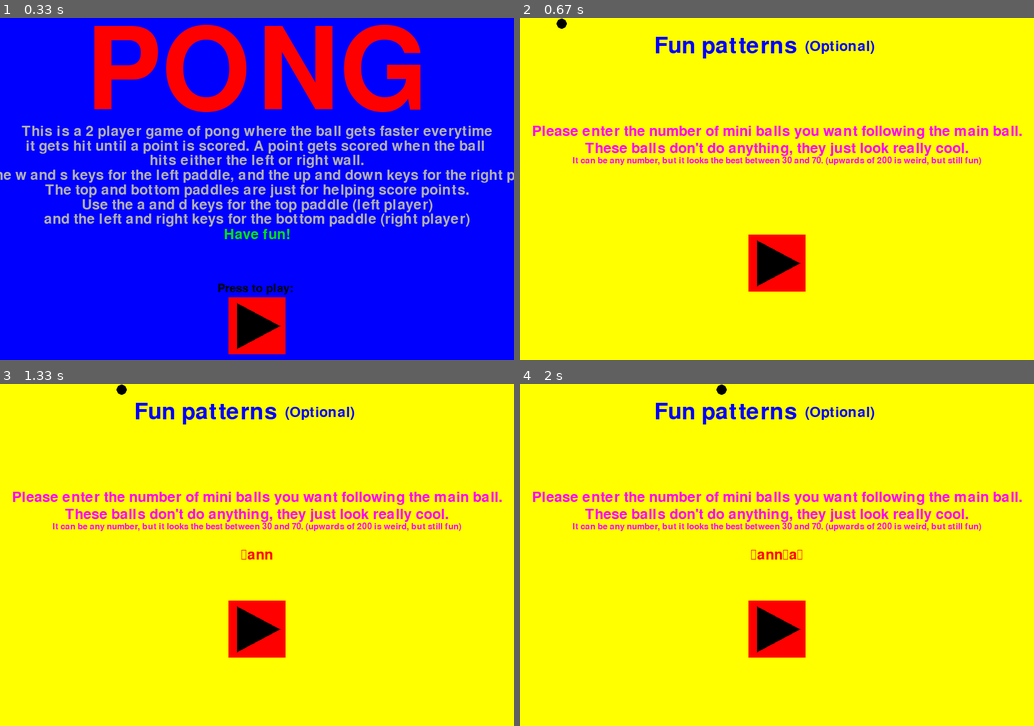
Above: before the commit, frames 1-4 (two rows, left to right).
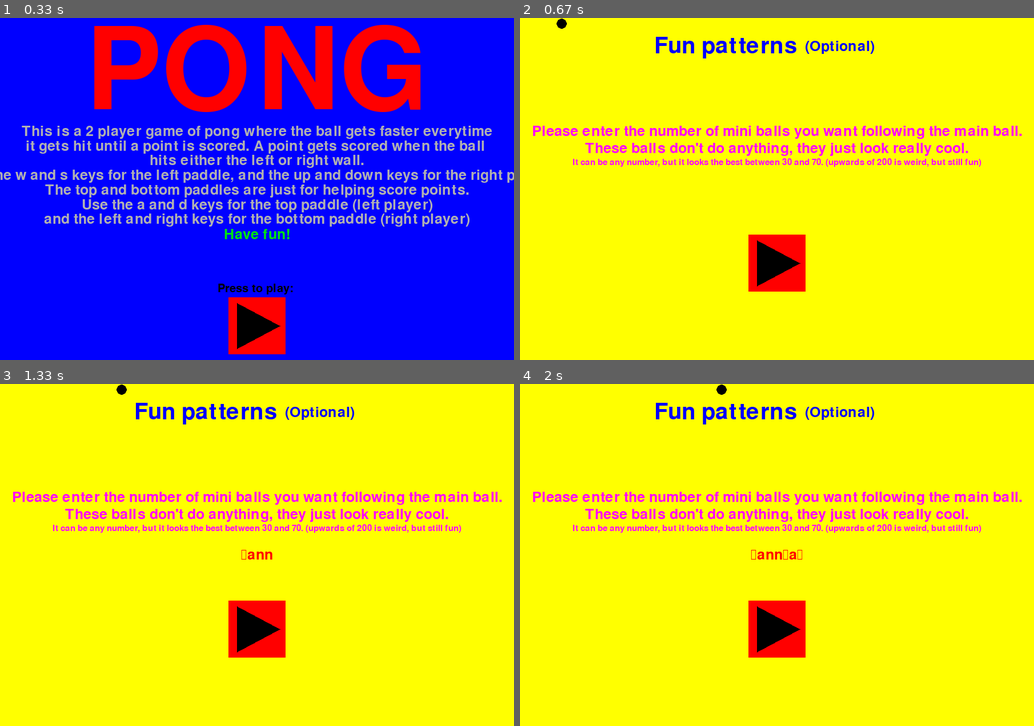
Above: after the commit, the same moments.

Repository: LilyEllaC/PongPygame
Game: pygame game, started from pong.py
The game is run twice, just before and just after one commit, with the same random seed, the same clock (stepped at 60 frames per second) and the same inputs.
Inputs (mouse positions are in pixels of both pictures, inside the frame that each line leads up to):
- Up to frame 1 (0.33 s): no input
- Up to frame 2 (0.67 s): click (777, 325) at 0.38 s
- Up to frame 3 (1.33 s): tap Enter at 0.67 s; type "ann" at 1 s
- Up to frame 4 (2 s): tap Enter at 1.33, 1.68 s; type "a" at 1.55 s

Frame 1 is identical in both runs. In frame 2, 0.8% of the frame differs, in the area x 10-90%, y 40-44%; in frame 3, 0.8%; in frame 4, 0.8%.

Commit message:
adding stuff so it works without the need to download stuff

Diff:
--- /dev/null
+++ b/main.py
@@ -0,0 +1,3 @@
+import asyncio
+import pong
+asyncio.run(pong.main())
--- a/pong.py
+++ b/pong.py
@@ -1,16 +1,19 @@
 import random
 import pygame
+import asyncio
 # pylint: disable=no-member
 
 pygame.init()
 #get fonts
-font15=pygame.font.Font('freesansbold.ttf', 15)
-font20=pygame.font.Font('freesansbold.ttf', 20)
-font25=pygame.font.Font('freesansbold.ttf', 25)
-font30=pygame.font.Font('freesansbold.ttf', 30)
-font37=pygame.font.Font('freesansbold.ttf', 37)
-font40=pygame.font.Font('freesansbold.ttf', 40)
-font200=pygame.font.Font('freesansbold.ttf', 200)
+print(pygame.font.get_fonts())
+fontType='freesansbold.ttf'
+font15=pygame.font.Font(fontType, 15)
+font20=pygame.font.Font(fontType, 20)
+font25=pygame.font.Font(fontType, 25)
+font30=pygame.font.Font(fontType, 30)
+font37=pygame.font.Font(fontType, 37)
+font40=pygame.font.Font(fontType, 40)
+font200=pygame.font.Font(fontType, 200)
 
 #setting colours
 RED=(255,0,0)
@@ -417,7 +420,7 @@
     return endingScenario
 
 #double checking that they are sure of their answer
-def doubleCheck(endScenario):
+async def doubleCheck(endScenario):
     global gameRunning
     running=True
     box=(WIDTH//2-300, HEIGHT//2-200, 600, 400)
@@ -461,6 +464,8 @@
         #loading
         clock.tick(FPS)
         pygame.display.flip()
+        await asyncio.sleep(0)  # Very important, and keep it 0
+
     return keep
 
 #drawing the yes and no buttons
@@ -472,7 +477,7 @@
     return colour
 
 #other end parameter
-def findOther(endingScenario):
+async def findOther(endingScenario):
     global gameRunning
     running=True
     rect=(WIDTH//2-50, HEIGHT-110, 100, 100)
@@ -539,7 +544,7 @@
         #checking if they are sure for weird answers
         if len(endingScenario)==2:
             if ((endingScenario[0]==1 and endingScenario[1]>20) or (endingScenario[0]==0 and int(endGoal)>10)) and clicked:
-                if doubleCheck(endingScenario):
+                if await doubleCheck(endingScenario):
                     running=False
                 else:
                     endingScenario.pop(1)
@@ -550,10 +555,12 @@
         #displaying
         pygame.display.flip()
         clock.tick(FPS)
+        await asyncio.sleep(0)  # Very important, and keep it 0
+
     return endingScenario
 
 #having an intro screen
-def intro(screenSurface):
+async def intro(screenSurface):
     global gameRunning
     playing=False
     colour=RED
@@ -602,9 +609,10 @@
 
         #updating the board image
         pygame.display.flip()
+        await asyncio.sleep(0)  # Very important, and keep it 0
 
 #typing!
-def getNumFollowers():
+async def getNumFollowers():
     numFollowers=""
     running=True
     global gameRunning
@@ -676,11 +684,13 @@
         toScreen("(Optional)", font25, BLUE, WIDTH//2+110,50)
         toScreen("Please enter the number of mini balls you want following the main ball.", font25, MAGENTA, WIDTH//2, HEIGHT//2-100)
         toScreen("These balls don't do anything, they just look really cool.", font25, MAGENTA, WIDTH//2, HEIGHT//2-70)
-        toScreen("It can be any number, but it looks the best between 30 and 70. (upwards of 200 is weird, but still fun)", font15, MAGENTA, WIDTH//2, HEIGHT//2-50)
+        toScreen("It can be any number, but it looks the best between 30 and 70. (upwards of 200 is weird, but still fun)", font15, MAGENTA, WIDTH//2, HEIGHT//2-47)
 
         toScreen(numFollowers, font25, RED, WIDTH//2, HEIGHT//2)
         pygame.display.flip()
         clock.tick(FPS)
+        await asyncio.sleep(0)  # Very important, and keep it 0
+
 
     #continuing (deleting to save memory)
     balls.clear()
@@ -690,7 +700,7 @@
     return int(numFollowers)
 
 #getting the way the game ends
-def getEndVariables():
+async def getEndVariables():
     running=True
     global gameRunning
     endingScenario=[]
@@ -777,7 +787,7 @@
             endingScenario=check
             running=False
         elif len(check)==1:
-            endingScenario=findOther(check)
+            endingScenario=await findOther(check)
             running=False
 
         #displaying the text
@@ -799,12 +809,14 @@
         #displaying
         pygame.display.flip()
         clock.tick(FPS)
+        await asyncio.sleep(0)  # Very important, and keep it 0
+
 
     #returning answer
     return endingScenario
 
 #having an ending scene
-def outro(screenSurface, p1Points, p2Points):
+async def outro(screenSurface, p1Points, p2Points):
     global gameRunning
     replaying=False
     #stuff ofr the buttons
@@ -878,22 +890,24 @@
         sprites.draw(screen)
 
         pygame.display.flip()
+        await asyncio.sleep(0)  # Very important, and keep it 0
+
         clock.tick(FPS)
     return replaying
 
 #actual game part
-def main():
+async def main():
     #Having the game actually play
     running=True
     global gameRunning
 
     #running intro
     #findOther([0])
-    intro(screen)
+    await intro(screen)
     #getting the number of followers
-    numFollowers=getNumFollowers()
+    numFollowers= await getNumFollowers()
     #getting the ending scenario
-    endingScenario=getEndVariables()
+    endingScenario= await getEndVariables()
 
     paddleWidth=10
     #actually creating the sprites
@@ -1080,13 +1094,15 @@
         #updating the screen
         pygame.display.update()
         pygame.display.flip()
+        await asyncio.sleep(0)  # Very important, and keep it 0
+
 
         #frame rate
         clock.tick(FPS)
 
         #stopping
         if ending:
-            running=outro(screen, player1Score, player2Score)
+            running= await outro(screen, player1Score, player2Score)
             #resetting variables
             if running:
                 for i in range(0, numFollowers):
@@ -1105,9 +1121,10 @@
                 for i in range(0, numFollowers):
                     pastLocationsX.append(0)
                     pastLocationsY.append(0)
-
+        await asyncio.sleep(0)  # probably important, and keep it 0
 
 #stuff?
 if __name__=="__main__":
-    main()
+    asyncio.run(main())
+
     pygame.quit()
Not shown, changed: README.md
Not shown, added: launch
Not shown, added: requirements.txt
Not shown, added: .gitignore
Not shown, added: .pylintrc
